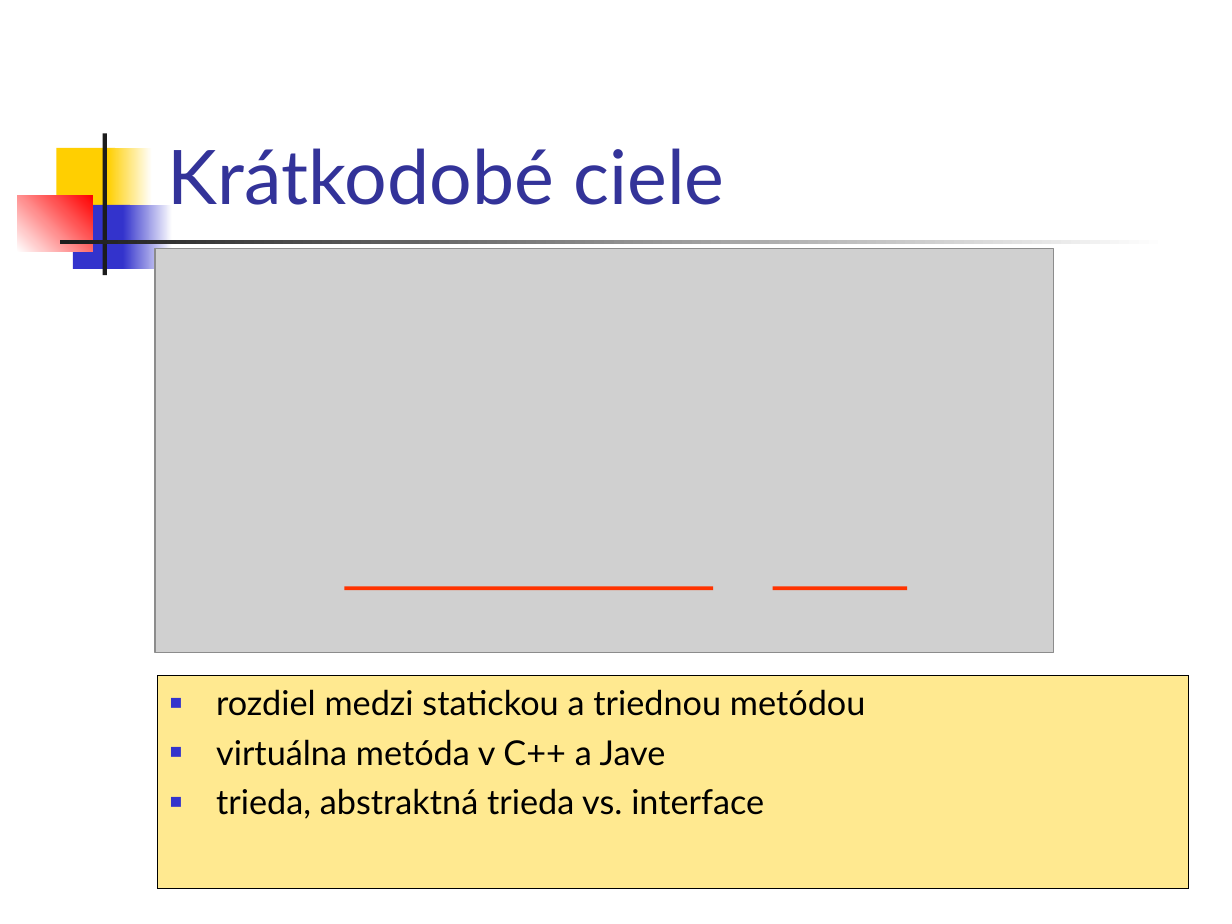
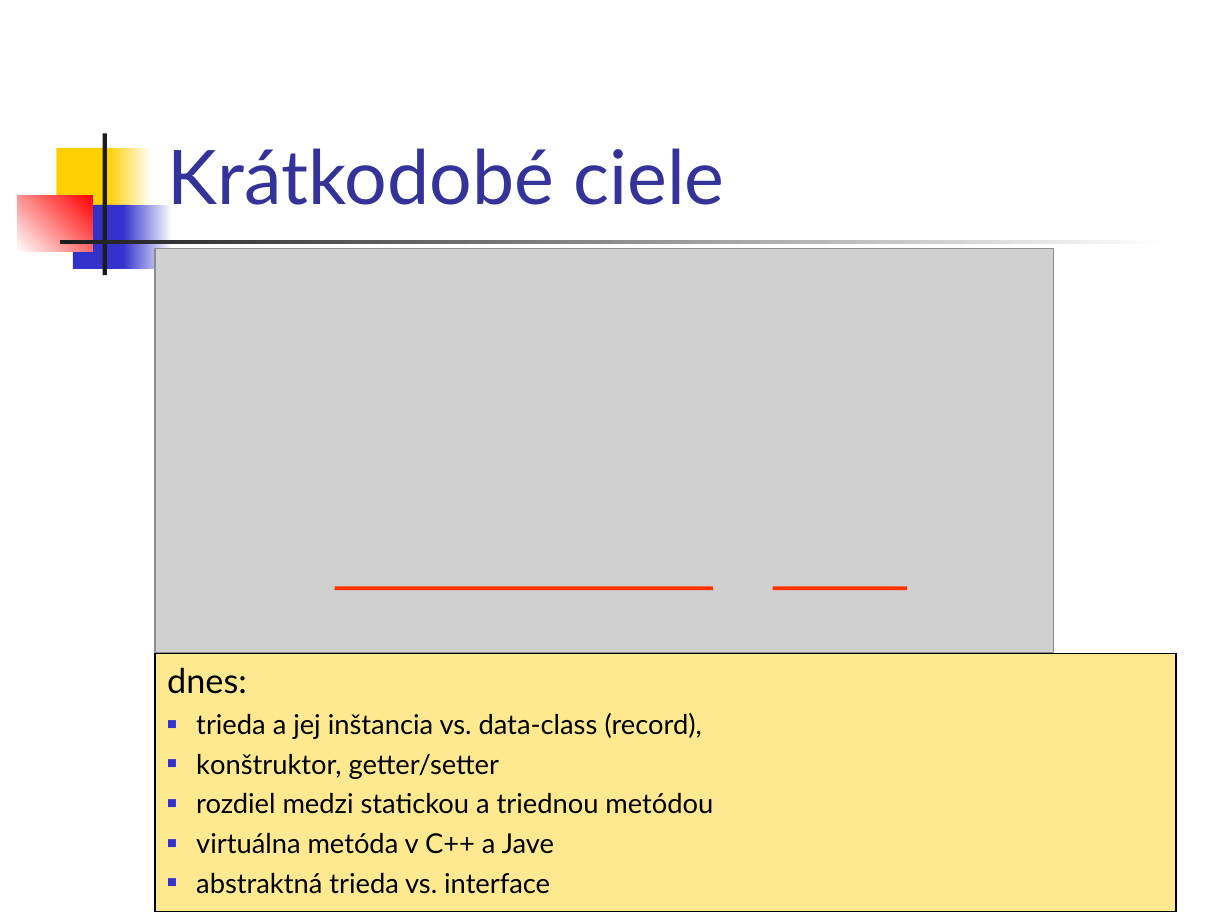
Before and after one commit to Programovanie4/Prednasky, a slide deck: slide 3 of 03/03_java.ppt. Drawn at 1232x924 pixels with LibreOffice and Linux fonts; fonts in the diff are those of the drawing; grey boxes stand for pictures. Boxes give left, top, right and bottom in pixels: in the first picture for what was removed or moved away, otherwise in the second. Text is boxed around its words. In the diff, an @@ line names an element or a change of style, - is before the commit and + after.

```diff
--- a/03/03_java.ppt
+++ b/03/03_java.ppt
@@ line moved from (345, 588) - (713, 588) to (335, 588) - (713, 588) @@
@@ rectangle "dnes:": place and size @@
-rectangle "dnes:" at box(158, 675, 1188, 888)
+rectangle "dnes:" at box(155, 653, 1177, 912)
@@ text in rectangle at box(167, 667, 702, 779): paragraphs added @@
+dnes:
+■ trieda a jej inštancia vs. data-class (record),
+■ konštruktor, getter/setter
@@ text in rectangle at box(196, 793, 713, 854): size 20 to 16 pt in "rozdiel medzi statickou a triednou metódou", "virtuálna metóda v C++ a Jave"; indent changed; less space between paragraphs @@
@@ text in rectangle at box(196, 873, 550, 894): text changed; size 20 to 16 pt @@
-■ trieda, abstraktná trieda vs. interface
+■ abstraktná trieda vs. interface
```
Also in this commit, not shown: 3 other slides changed, 1 slide added, 1 other file.
